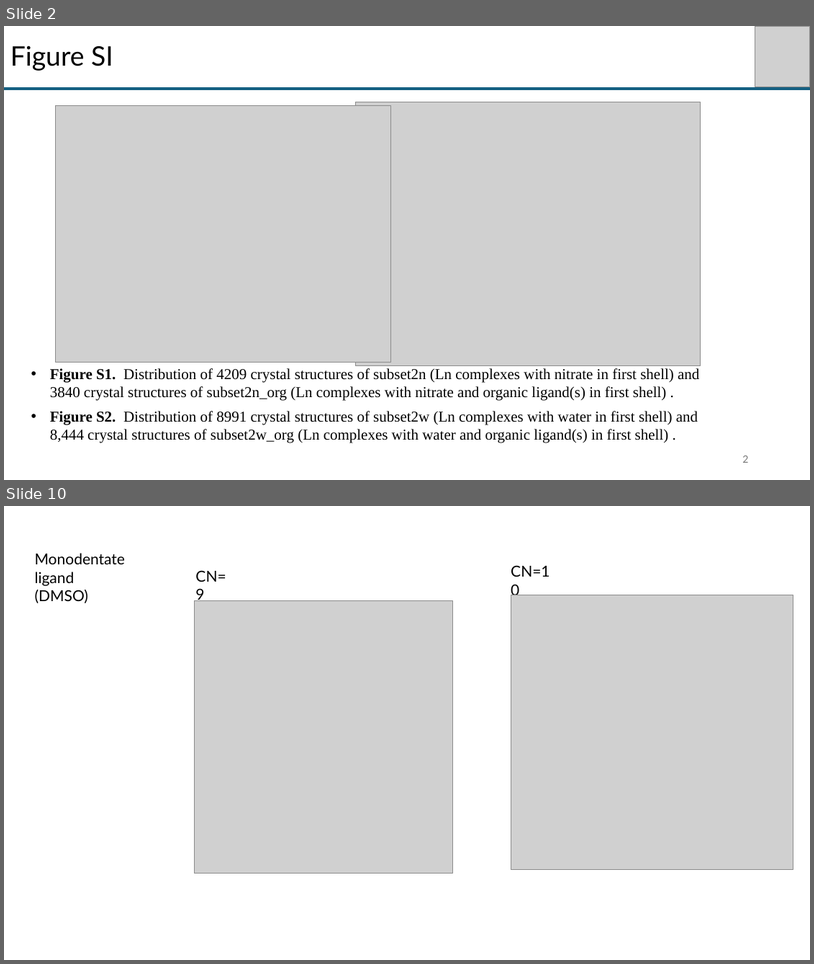
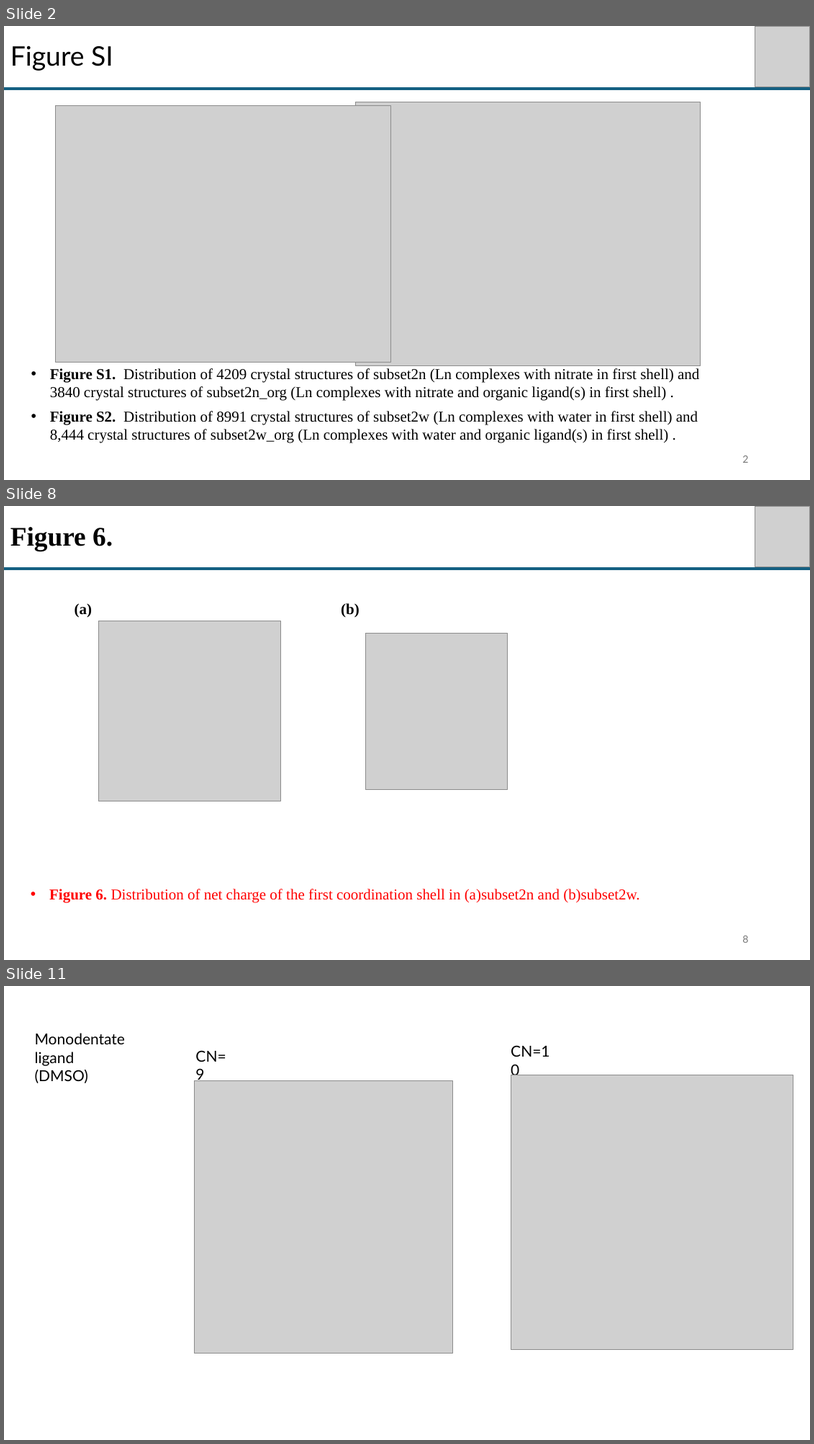
Before and after one commit to sheinlee/nitrate_and_water_in_csd, a slide deck: Figure in paper 2.pptx. Shown one above the other, each under a label of ours: slides 2 and 10 before the commit, slides 2, 8 and 11 after it; the slides between them are not shown. The pictures are 814x964 and 814x1444 pixels, drawn with LibreOffice and Linux fonts; fonts in the diff are those of the drawing; grey boxes stand for pictures. Boxes give left, top, right and bottom in pixels: in the first picture for what was removed or moved away, otherwise in the second. Text is boxed around its words. In the diff, an @@ line names an element or a change of style, - is before the commit and + after.

```diff
--- a/Figure in paper 2.pptx
+++ b/Figure in paper 2.pptx
@@ slide 8 added at [4, 506, 810, 960], background #FFFFFF @@
@@ title added at [10, 527, 113, 551], 32 pt, text #000000, bold @@
+Figure 6.
@@ picture added at [756, 506, 810, 566] @@
@@ line added from (4, 569) to (810, 569), #156082 3 pt @@
@@ text added at [75, 603, 92, 618], 18 pt, text #000000, bold @@
+(a)
@@ text added at [341, 603, 360, 618], 18 pt, text #000000, bold @@
+(b)
@@ picture added at [98, 621, 280, 801] @@
@@ picture added at [366, 633, 508, 790] @@
@@ text added at [49, 888, 640, 903], 18 pt, text #FF0000 @@
+• Figure 6. Distribution of net charge of the first coordination shell in (a)subset2n and (b)subset2w.
@@ page number added at [743, 935, 748, 942], 12 pt, text #797979 @@
+8
@@ what was slide 10 is now slide 11 @@
```
Also in this commit, not shown: 7 slides changed, 1 other slide added, 7 other files.
